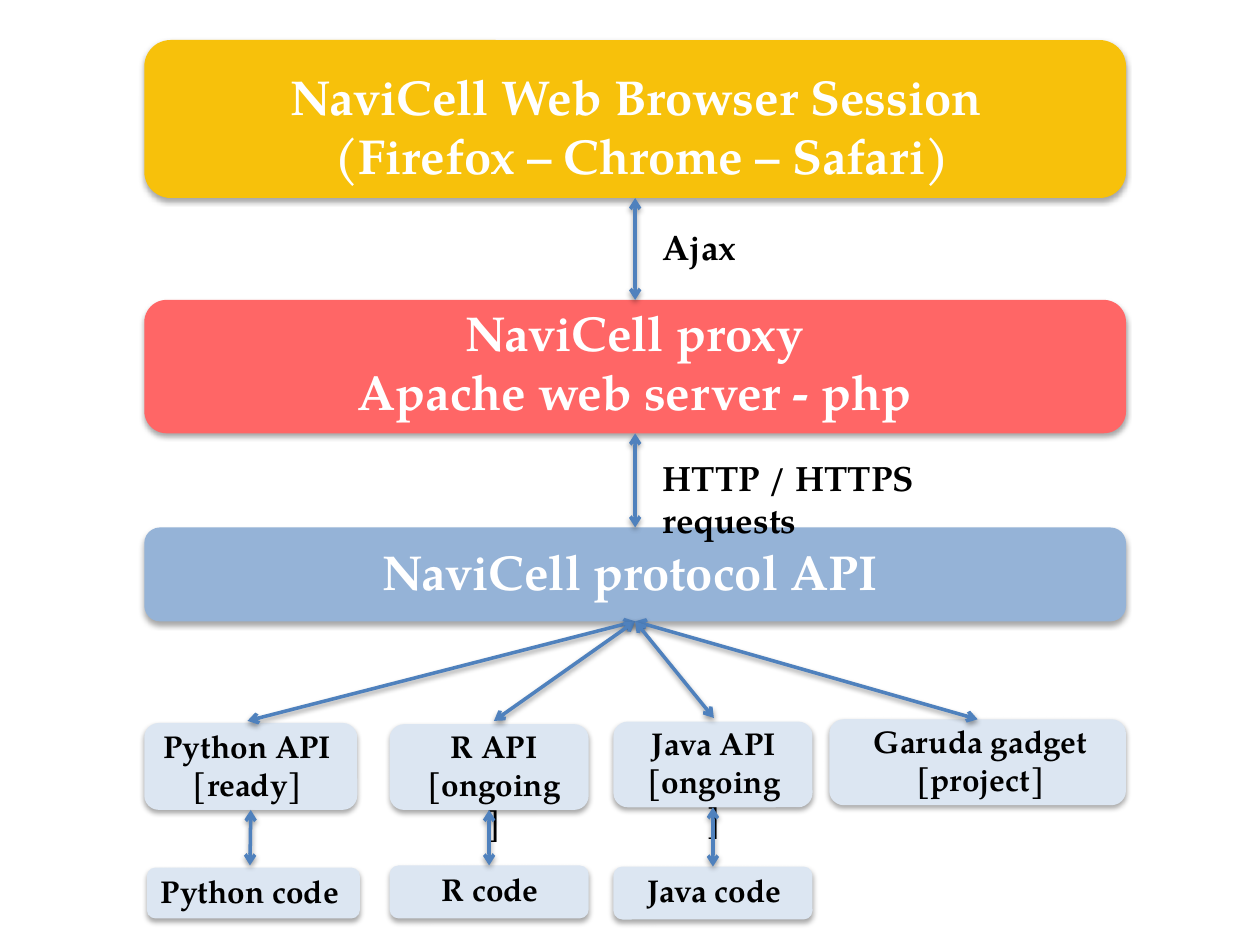
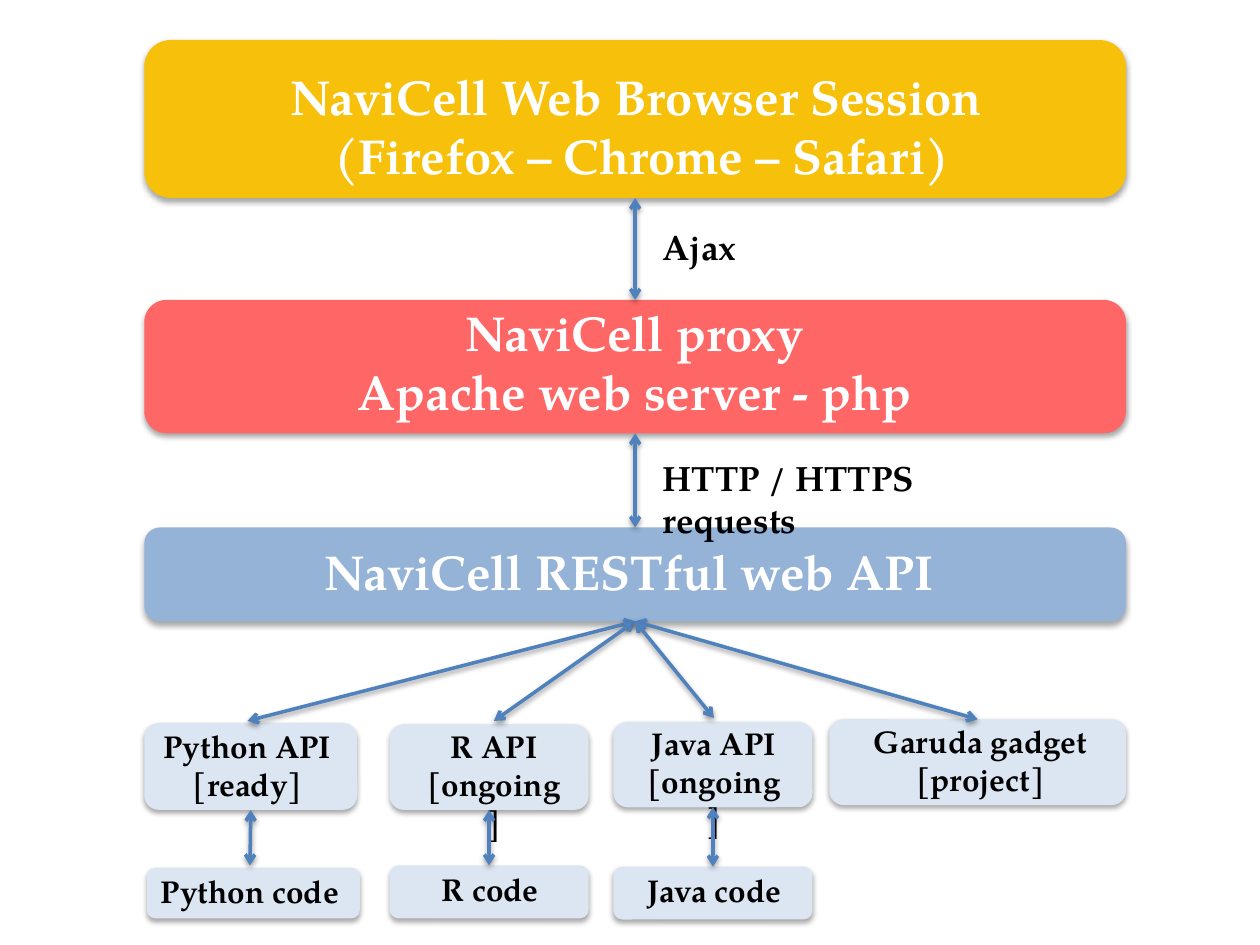
Before and after one commit to sysbio-curie/BiNoM, a slide deck: slide 1 of binom/nar_paper_2015/figures/nav_web_service.pptx. Drawn at 1260x945 pixels with LibreOffice and Linux fonts; fonts in the diff are those of the drawing. Boxes give left, top, right and bottom in pixels: in the first picture for what was removed or moved away, otherwise in the second. Text is boxed around its words. In the diff, an @@ line names an element or a change of style, - is before the commit and + after.

```diff
--- a/binom/nar_paper_2015/figures/nav_web_service.pptx
+++ b/binom/nar_paper_2015/figures/nav_web_service.pptx
@@ text at (x1=325, y1=538, x2=934, y2=591): text changed @@
-NaviCell protocol API
+NaviCell RESTful web API
```
Also in this commit, not shown: 2 other files.
